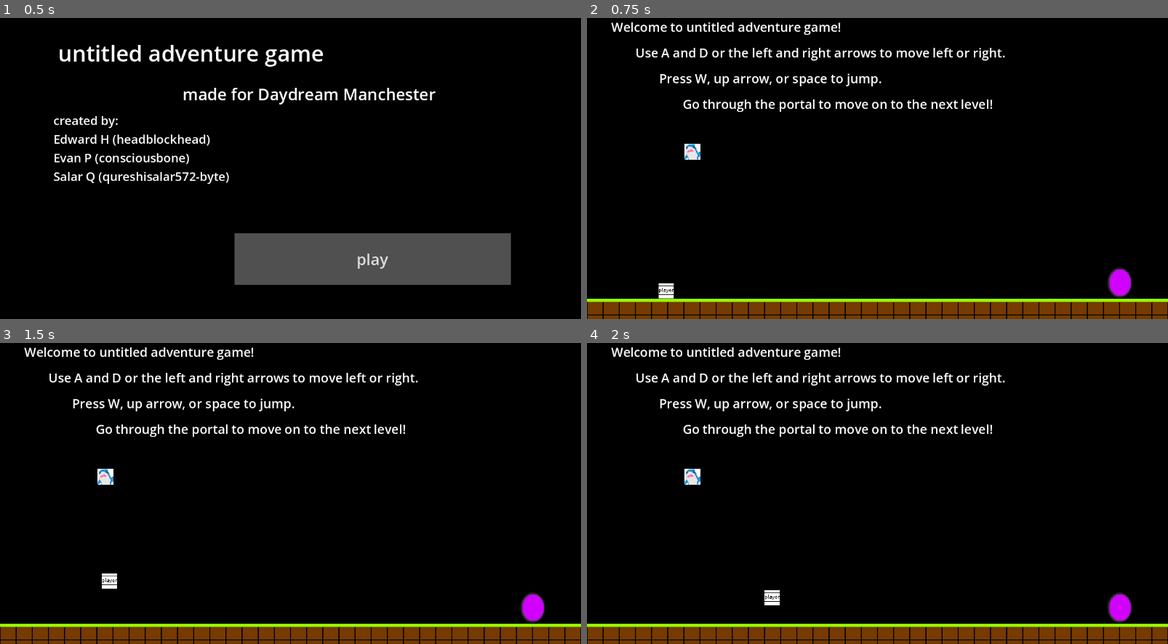
Above: before the commit, frames 1-4 (two rows, left to right).
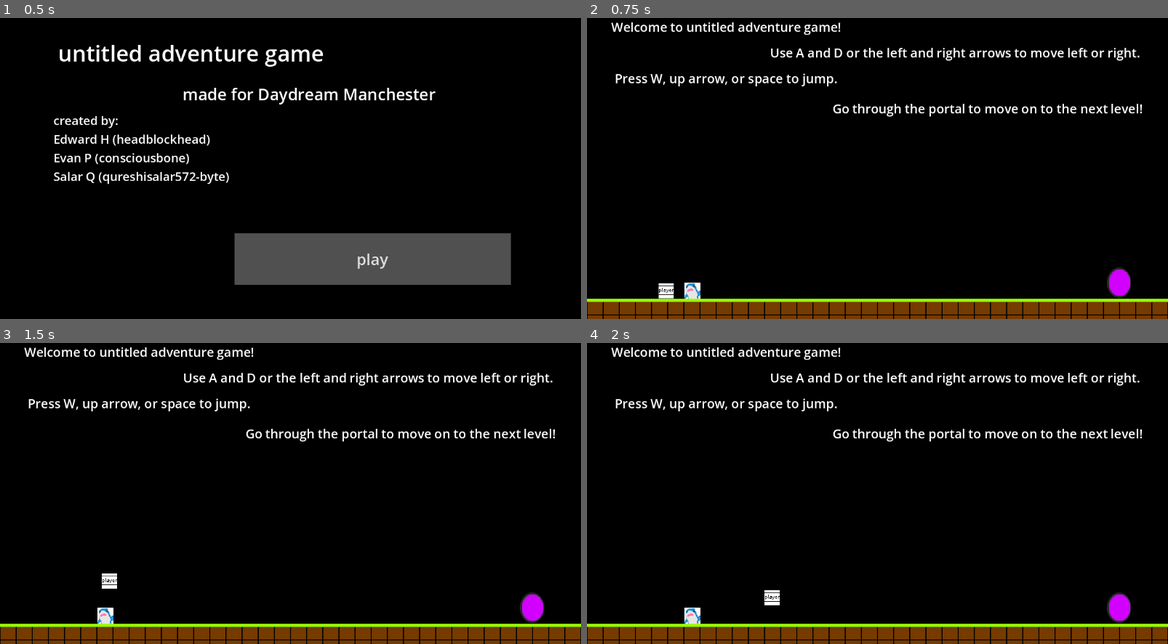
Above: after the commit, the same moments.

Repository: headblockhead/daydream-manchester
Game: Godot game, scene res://TitleScreen/title_screen.tscn
Same seed, same stepped clock (60 frames per second), same inputs: the game is played once before the commit and once after it.
Inputs:
- Up to frame 1 (0.5 s): no input
- Up to frame 2 (0.75 s): click "play" at 0.5 s
- Up to frame 3 (1.5 s): tap W at 1.25 s; hold Right (right) from 1.28 s (still down)
- Up to frame 4 (2 s): keep holding Right (right); tap Up (jump) at 1.52 s

Frame 1 is identical in both runs. In frame 2, 4.0% of the frame differs, in the area x 4-96%, y 9-94%; in frame 3, 4.0%; in frame 4, 4.0%.

Commit message:
move text

Diff:
--- a/world0.tscn
+++ b/world0.tscn
@@ -190,7 +190,7 @@
 tile_set = SubResource("TileSet_i3pqv")
 
 [node name="Node2D2" parent="." instance=ExtResource("3_1rg5t")]
-position = Vector2(209, 316)
+position = Vector2(209, 592)
 
 [node name="InfoLabel1" type="Label" parent="."]
 offset_left = 48.0
@@ -201,31 +201,31 @@
 text = "Welcome to untitled adventure game!"
 
 [node name="InfoLabel2" type="Label" parent="."]
-offset_left = 96.0
+offset_left = 363.0
 offset_top = 102.0
-offset_right = 830.0
+offset_right = 1097.0
 offset_bottom = 137.0
 theme_override_font_sizes/font_size = 25
 text = "Use A and D or the left and right arrows to move left or right."
 
 [node name="InfoLabel3" type="Label" parent="."]
-offset_left = 143.0
+offset_left = 55.0
 offset_top = 153.0
-offset_right = 877.0
+offset_right = 789.0
 offset_bottom = 188.0
 theme_override_font_sizes/font_size = 25
 text = "Press W, up arrow, or space to jump."
 
 [node name="InfoLabel4" type="Label" parent="."]
-offset_left = 190.0
-offset_top = 204.0
-offset_right = 924.0
-offset_bottom = 239.0
+offset_left = 487.0
+offset_top = 213.0
+offset_right = 1221.0
+offset_bottom = 248.0
 theme_override_font_sizes/font_size = 25
 text = "Go through the portal to move on to the next level!"
 
 [node name="Portal" type="Area2D" parent="."]
-position = Vector2(1056, 576)
+position = Vector2(1055, 576)
 script = ExtResource("4_mbvbo")
 target_scene = ExtResource("5_ipp2d")
 
